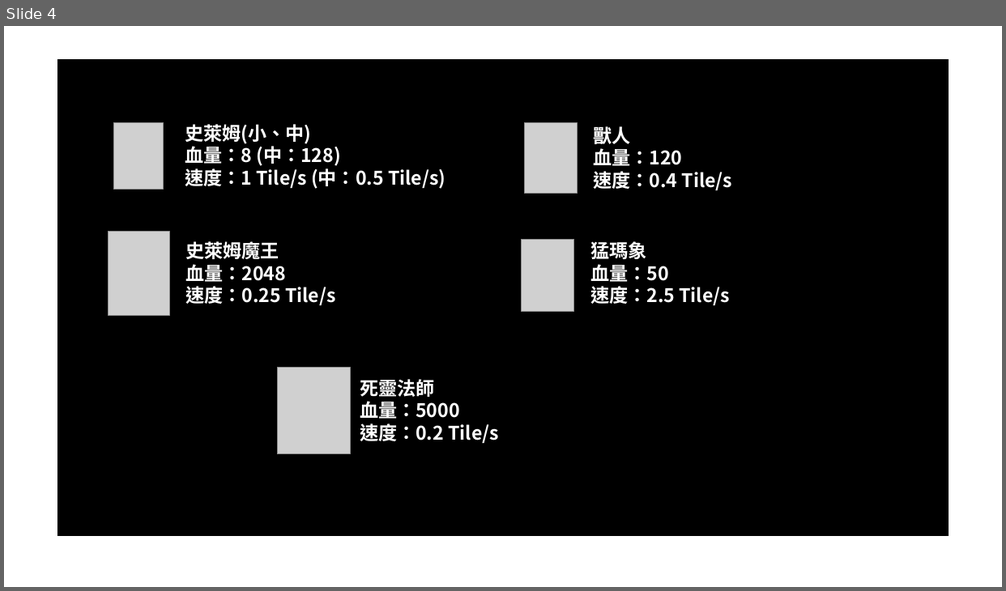
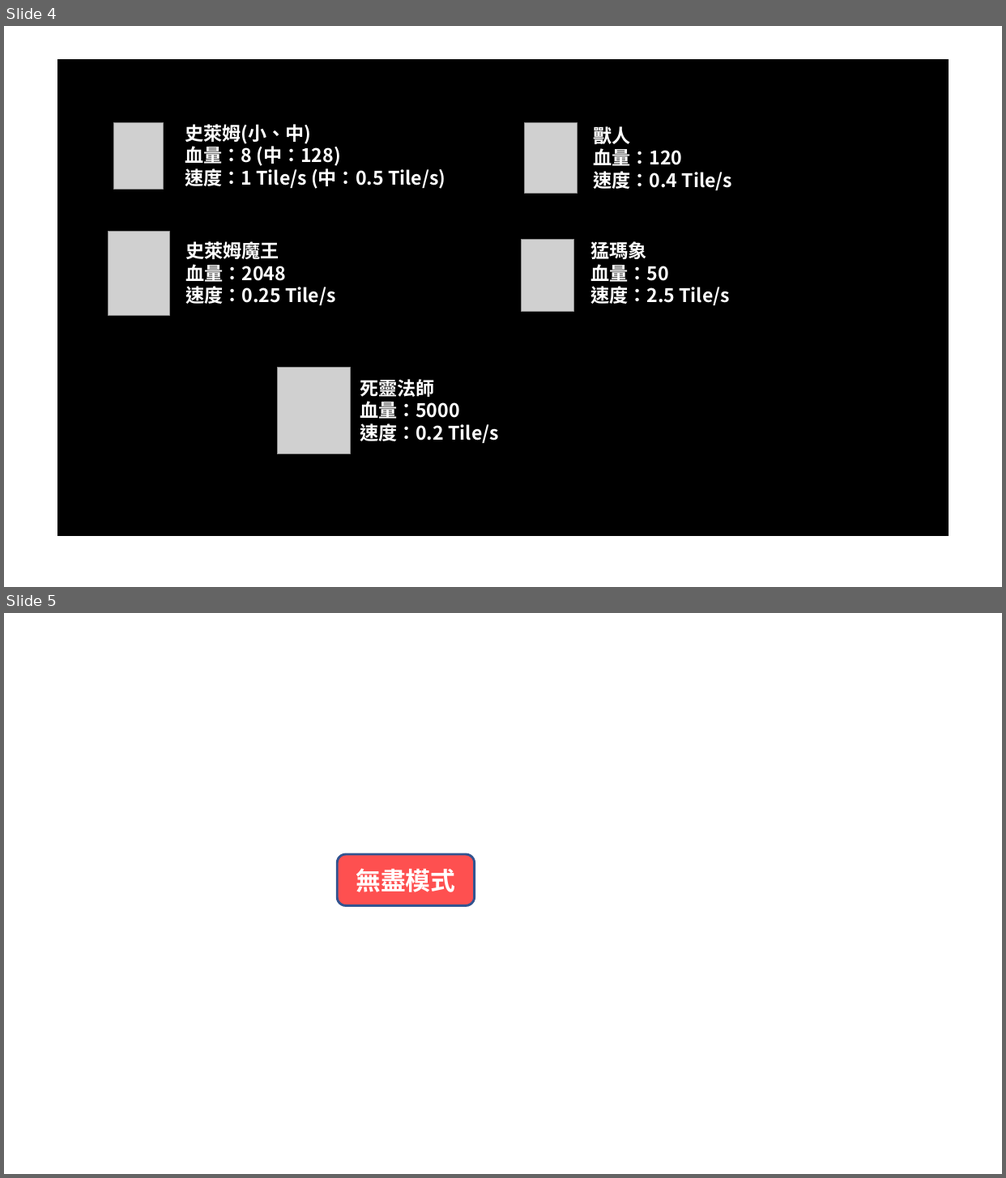
Before and after one commit to IanChen611/Fortress_Guard, a slide deck: Resources/TutorialPage.pptx. Shown one above the other, each under a label of ours: slide 4 before the commit, slides 4 and 5 after it. The pictures are 1006x591 and 1006x1178 pixels, drawn with LibreOffice and Linux fonts; fonts in the diff are those of the drawing; grey boxes stand for pictures. Boxes give left, top, right and bottom in pixels: in the first picture for what was removed or moved away, otherwise in the second. Text is boxed around its words. In the diff, an @@ line names an element or a change of style, - is before the commit and + after.

```diff
--- a/Resources/TutorialPage.pptx
+++ b/Resources/TutorialPage.pptx
@@ slide 5 added at (4, 613, 1002, 1174), background #FFFFFF @@
@@ rounded rectangle added at (337, 855, 474, 906), fill #FE5050, outline #325491 2.25 pt, 24 pt, text #FFFFFF, bold @@
+無盡模式
```
Also in this commit, not shown: 2 other files.
